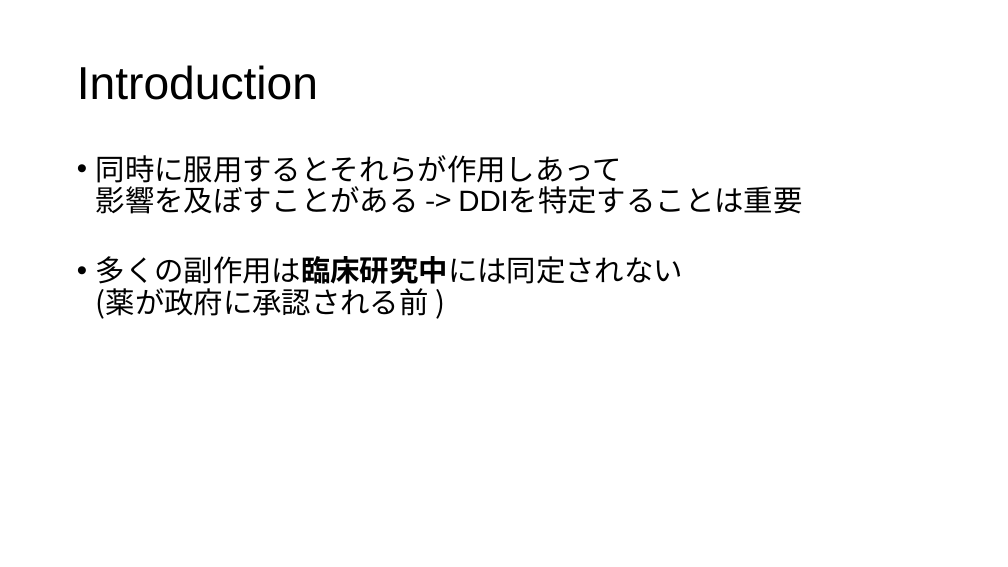
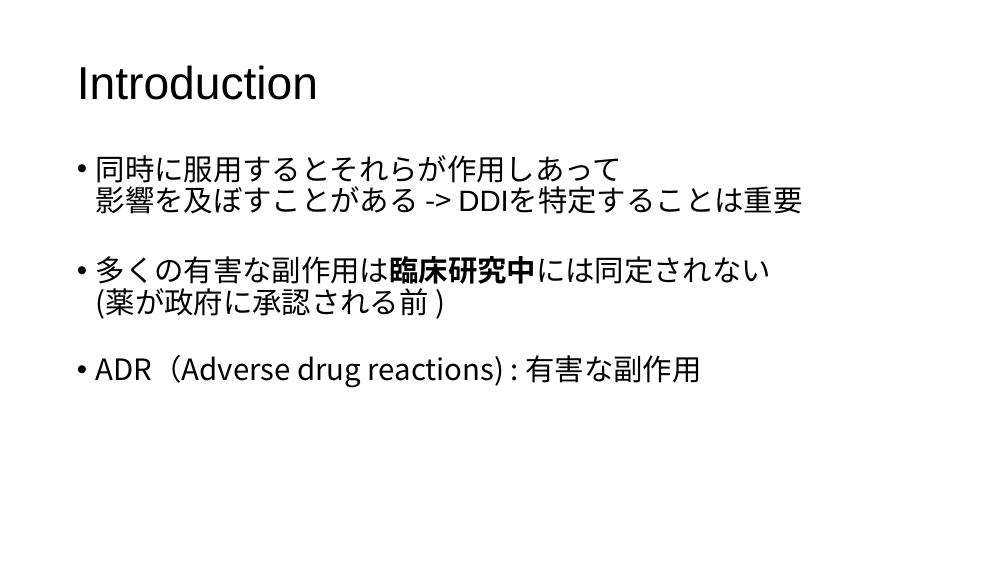
Before and after one commit to tsutarou10/variousFile, a slide deck: slide 6 of Predicting potential drug-drug interactions on topological and semantic similarity features using statistical learning.pptx. Drawn at 1008x567 pixels with LibreOffice and Linux fonts; fonts in the diff are those of the drawing. Boxes give left, top, right and bottom in pixels: in the first picture for what was removed or moved away, otherwise in the second. Text is boxed around its words. In the diff, an @@ line names an element or a change of style, - is before the commit and + after.

```diff
--- a/Predicting potential drug-drug interactions on topological and semantic similarity features using statistical learning.pptx
+++ b/Predicting potential drug-drug interactions on topological and semantic similarity features using statistical learning.pptx
@@ text at [96, 256, 771, 388]: text changed @@
-• 多くの副作用は臨床研究中には同定されない
-  (薬が政府に承認される前 )
+• 多くの有害な副作用は臨床研究中には同定されない
+  (薬が政府に承認される前 )
+• ADR（Adverse drug reactions) : 有害な副作用
```
Also in this commit, not shown: 12 other slides changed, 2 slides added.
